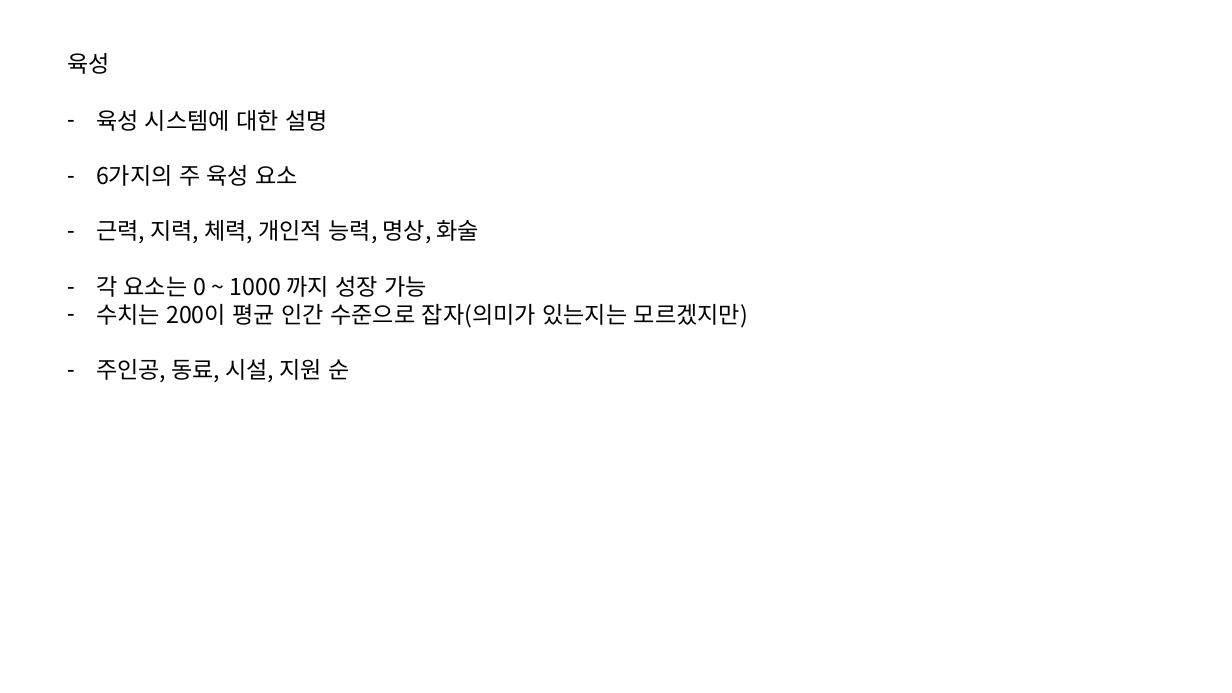
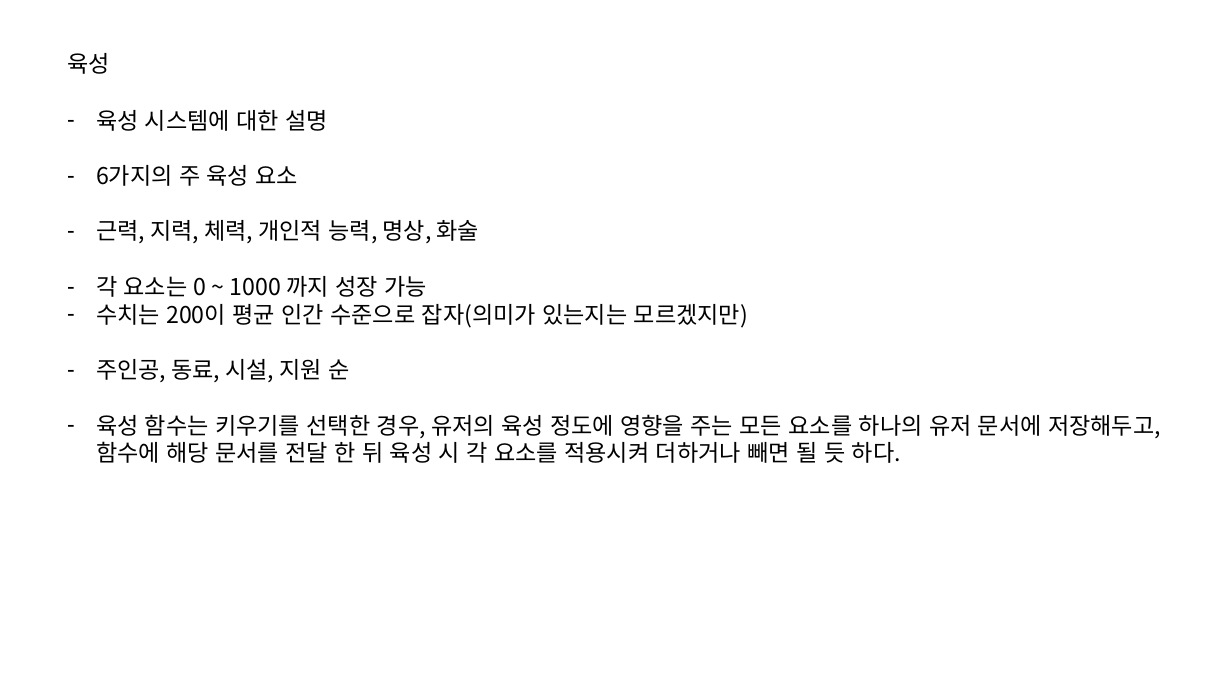
Before and after one commit to IdfKLeh/capstone, a slide deck: slide 1 of 육성.pptx. Drawn at 1232x693 pixels with LibreOffice and Linux fonts; fonts in the diff are those of the drawing. Boxes give left, top, right and bottom in pixels: in the first picture for what was removed or moved away, otherwise in the second. Text is boxed around its words. In the diff, an @@ line names an element or a change of style, - is before the commit and + after.

```diff
--- a/육성.pptx
+++ b/육성.pptx
@@ text at [96,414,1161,463]: paragraph added @@
+– 육성 함수는 키우기를 선택한 경우, 유저의 육성 정도에 영향을 주는 모든 요소를 하나의 유저 문서에 저장해두고, 함수에 해당 문서를 전달 한 뒤 육성 시 각 요소를 적용시켜 더하거나 빼면 될 듯 하다.
```
Also in this commit, not shown: 1 other slide changed, 5 other files.
